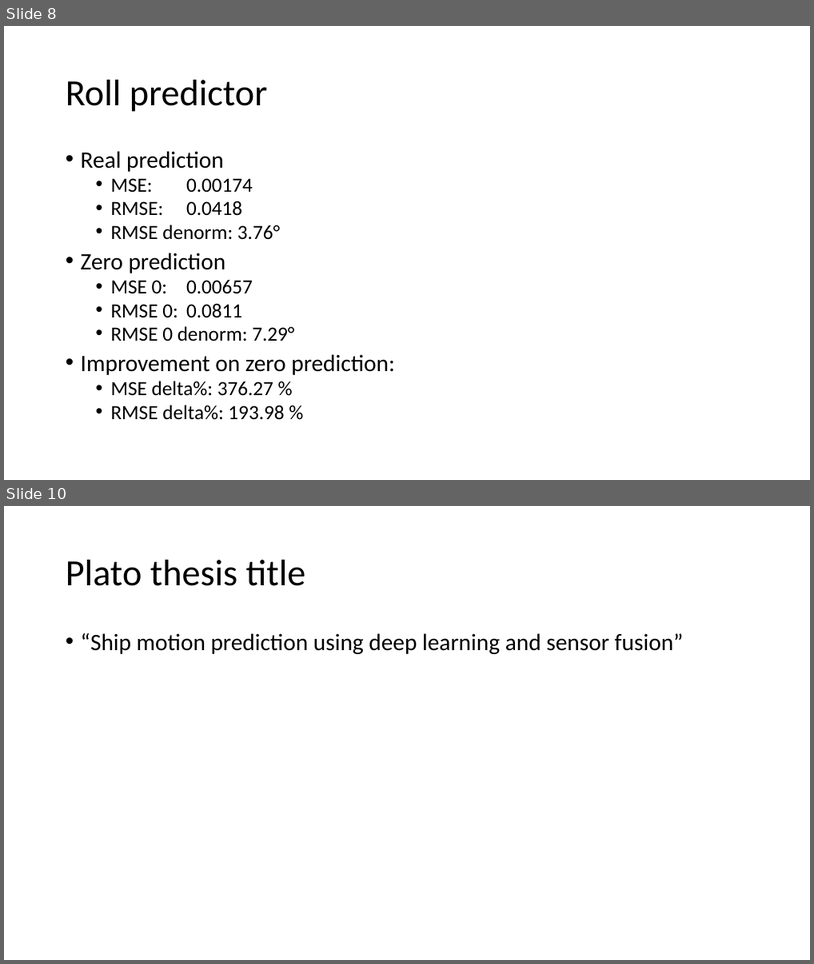
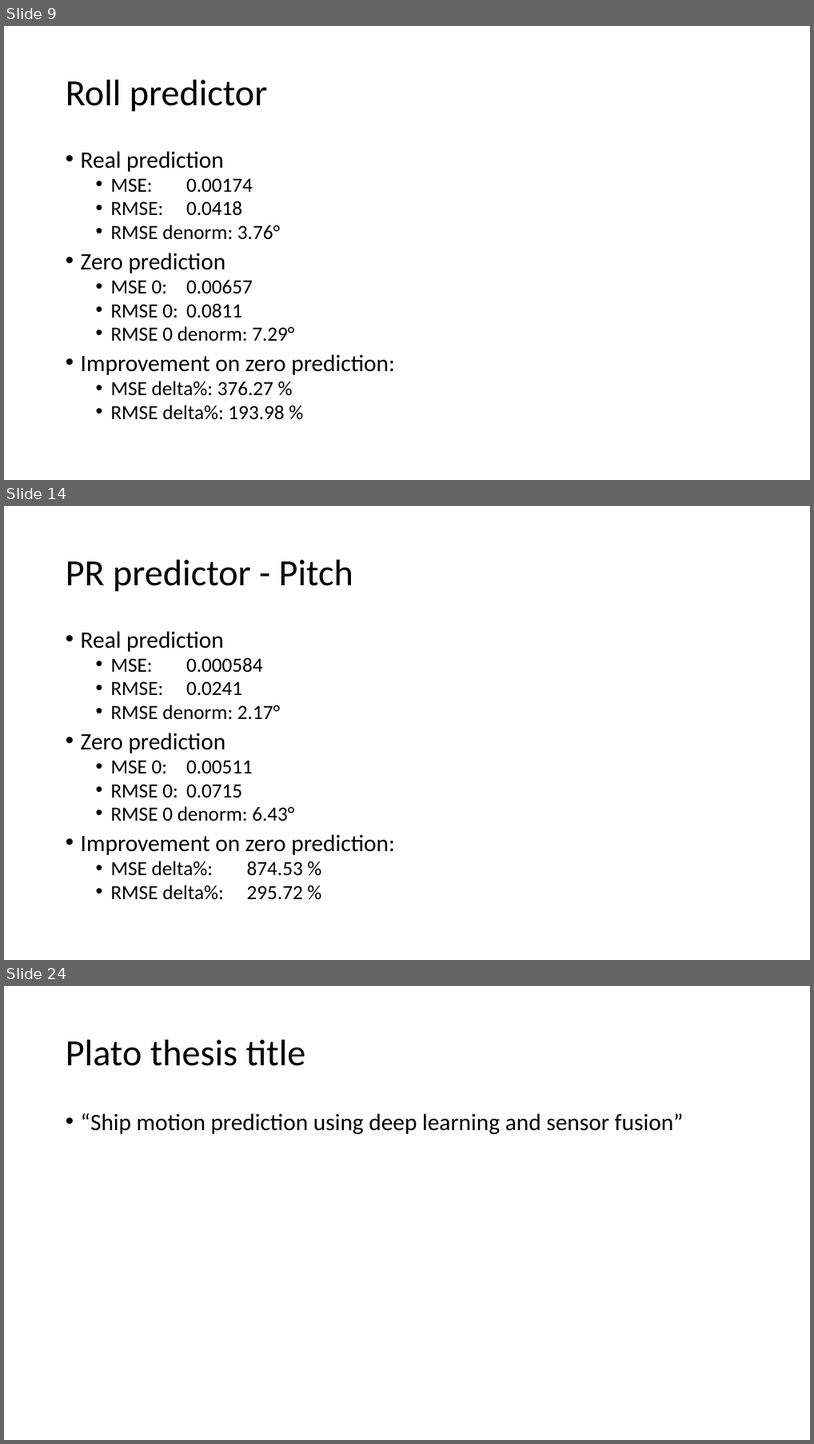
Before and after one commit to lancedw/3D-state-prediction-for-surface-vessels-using-IMU-data-and-images, a slide deck: Documentation/Presentations/Meeting 25-03-22.pptx. Shown one above the other, each under a label of ours: slides 8 and 10 before the commit, slides 9, 14 and 24 after it; the slides between them are not shown. The pictures are 814x964 and 814x1444 pixels, drawn with LibreOffice and Linux fonts; fonts in the diff are those of the drawing. Boxes give left, top, right and bottom in pixels: in the first picture for what was removed or moved away, otherwise in the second. Text is boxed around its words. In the diff, an @@ line names an element or a change of style, - is before the commit and + after.

```diff
--- a/Documentation/Presentations/Meeting 25-03-22.pptx
+++ b/Documentation/Presentations/Meeting 25-03-22.pptx
@@ slide 14 added at (4, 506, 810, 960), background #FFFFFF @@
@@ title added at (66, 560, 354, 592), 44 pt, text #000000 @@
+PR predictor - Pitch
@@ text added at (81, 631, 395, 899), 24 pt, text #000000 @@
+• Real prediction
+  • MSE: 0.000584
+  • RMSE: 0.0241
+  • RMSE denorm: 2.17°
+• Zero prediction
+  • MSE 0: 0.00511
+  • RMSE 0: 0.0715
+  • RMSE 0 denorm: 6.43°
+• Improvement on zero prediction:
+  • MSE delta%: 874.53 %
+  • RMSE delta%: 295.72 %
@@ what was slide 8 is now slide 9 @@
@@ what was slide 10 is now slide 24 @@
```
Also in this commit, not shown: 2 slides changed, 13 other slides added, 9 other files.
